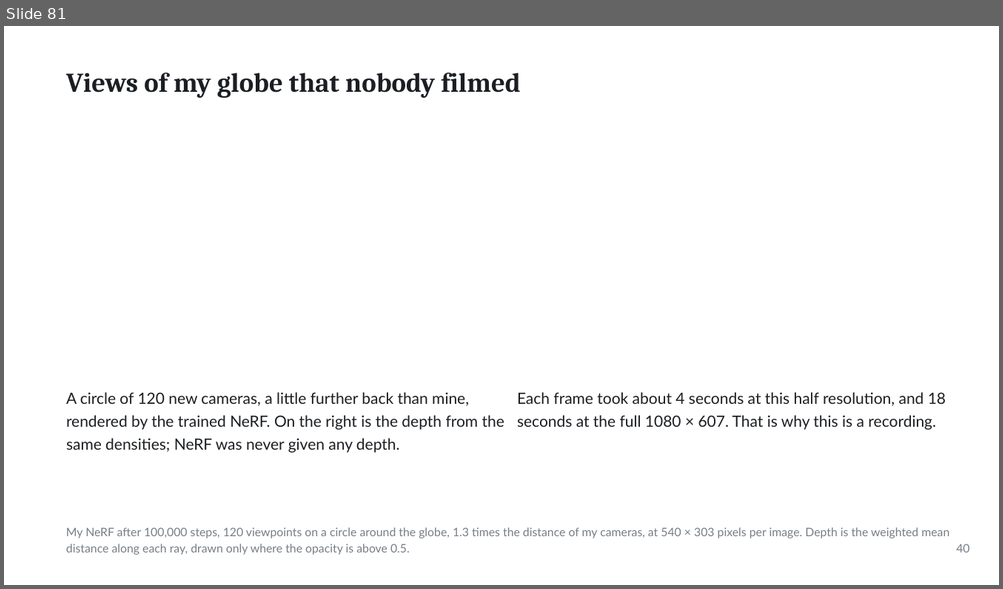
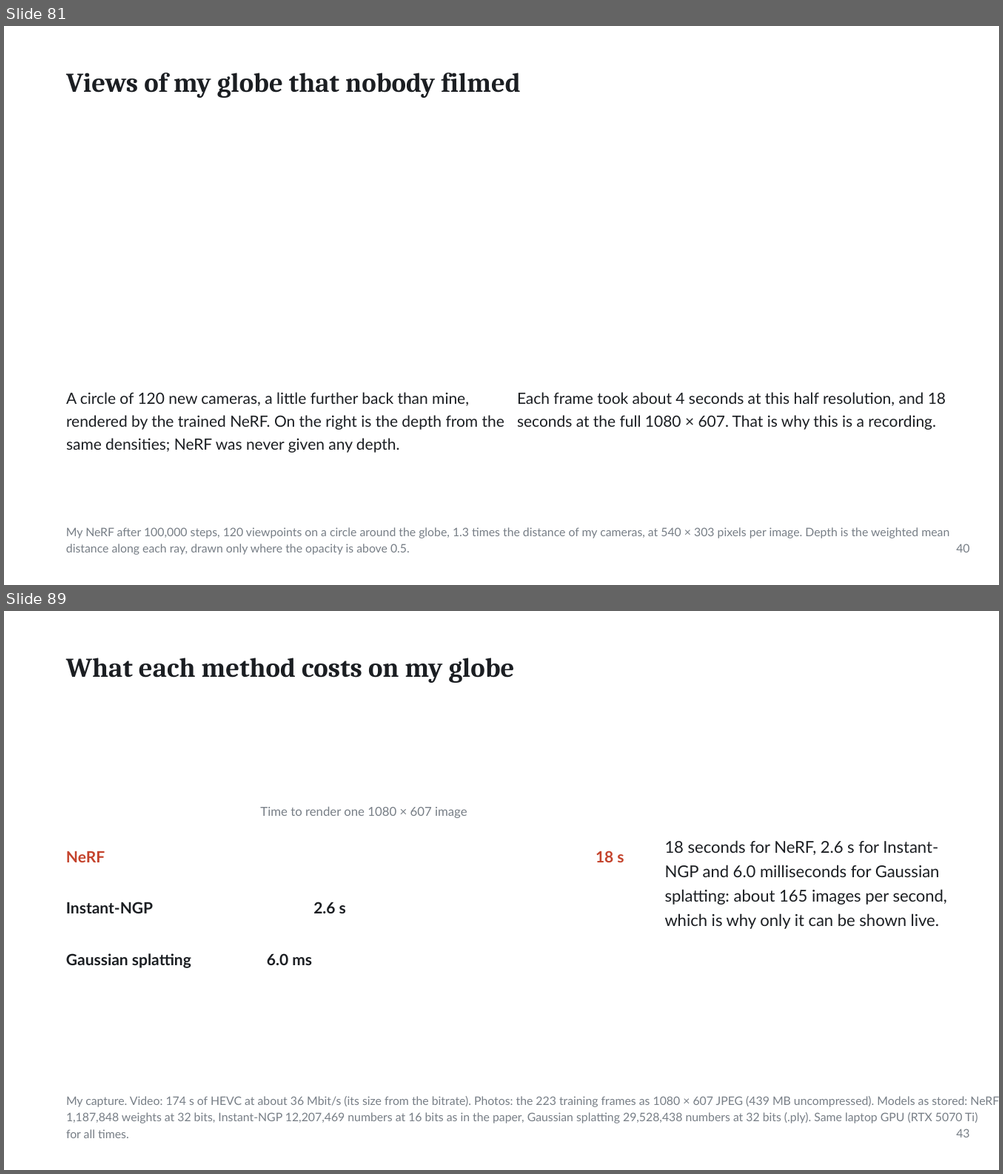
Before and after one commit to ertugrul-senturk/interactive-slides, a slide deck: public/decks/2026-11-nerf-neural-radiance-fields.pptx. Shown one above the other, each under a label of ours: slide 81 before the commit, slides 81 and 89 after it; the slides between them are not shown. The pictures are 1003x589 and 1003x1174 pixels, drawn with LibreOffice and Linux fonts; fonts in the diff are those of the drawing; background and template pictures are left out. Boxes give left, top, right and bottom in pixels: in the first picture for what was removed or moved away, otherwise in the second. Text is boxed around its words. In the diff, an @@ line names an element or a change of style, - is before the commit and + after.

```diff
--- a/public/decks/2026-11-nerf-neural-radiance-fields.pptx
+++ b/public/decks/2026-11-nerf-neural-radiance-fields.pptx
@@ slide 89 added at [4, 611, 999, 1170], background picture (left out) @@
@@ text added at [66, 658, 515, 683], 26.2 pt, text #1B1E22, bold @@
+What each method costs on my globe
@@ text added at [260, 806, 467, 818], 12 pt, text #777E86 @@
+Time to render one 1080 × 607 image
@@ text added at [66, 851, 105, 863], 15 pt, text #C4432C, bold @@
+NeRF
@@ text added at [595, 851, 623, 863], 15 pt, text #C4432C, bold @@
+18 s
@@ text added at [665, 840, 947, 929], 15.8 pt, text #1B1E22 @@
+18 seconds for NeRF, 2.6 s for Instant-
+NGP and 6.0 milliseconds for Gaussian
+splatting: about 165 images per second,
+which is why only it can be shown live.
@@ text added at [66, 902, 153, 914], 15 pt, text #1B1E22, bold @@
+Instant-NGP
@@ text added at [313, 902, 346, 914], 15 pt, text #1B1E22, bold @@
+2.6 s
@@ text added at [66, 954, 191, 968], 15 pt, text #1B1E22, bold @@
+Gaussian splatting
@@ text added at [267, 954, 312, 965], 15 pt, text #1B1E22, bold @@
+6.0 ms
@@ text added at [66, 1096, 967, 1139], 11.2 pt, text #777E86 @@
+My capture. Video: 174 s of HEVC at about 36 Mbit/s (its size from the bitrate). Photos: the 223 training frames as 1080 × 607 JPEG (439 MB uncompressed). Models as stored: NeRF
+1,187,848 weights at 32 bits, Instant-NGP 12,207,469 numbers at 16 bits as in the paper, Gaussian splatting 29,528,438 numbers at 32 bits (.ply). Same laptop GPU (RTX 5070 Ti)
+for all times.
@@ text added at [956, 1129, 969, 1138], 11.2 pt, text #777E86 @@
+43
```
Also in this commit, not shown: 9 slides changed, 2 other slides added, 2 slides removed, 24 other files.
